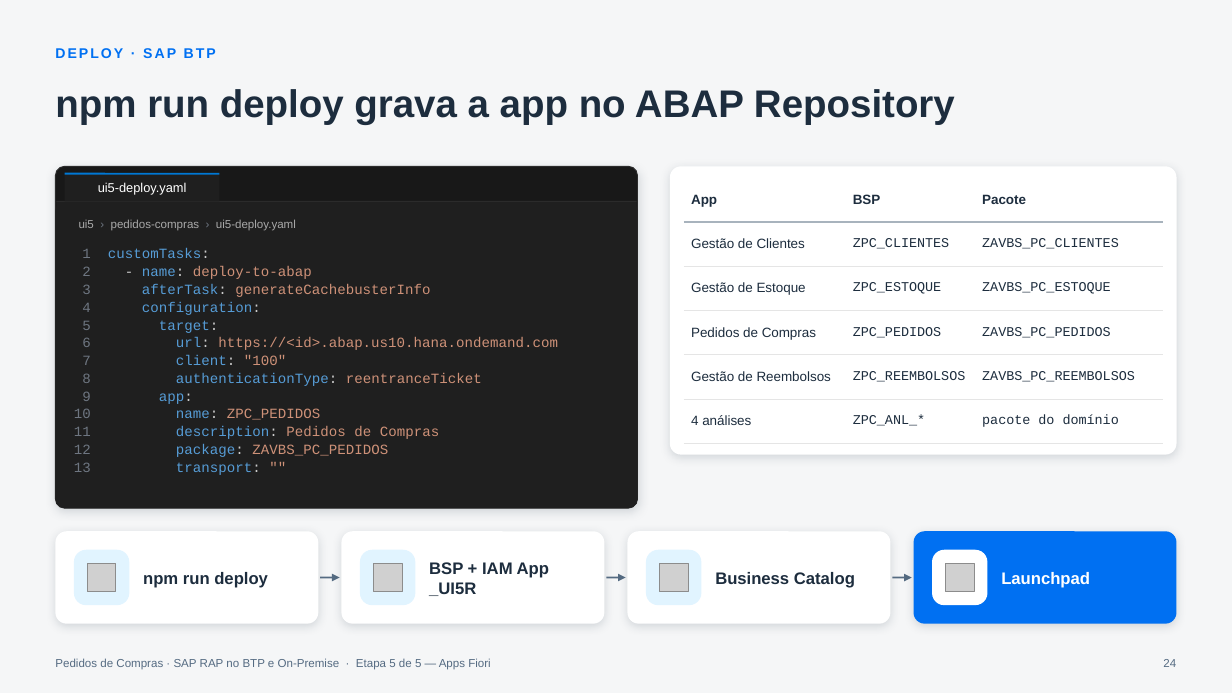
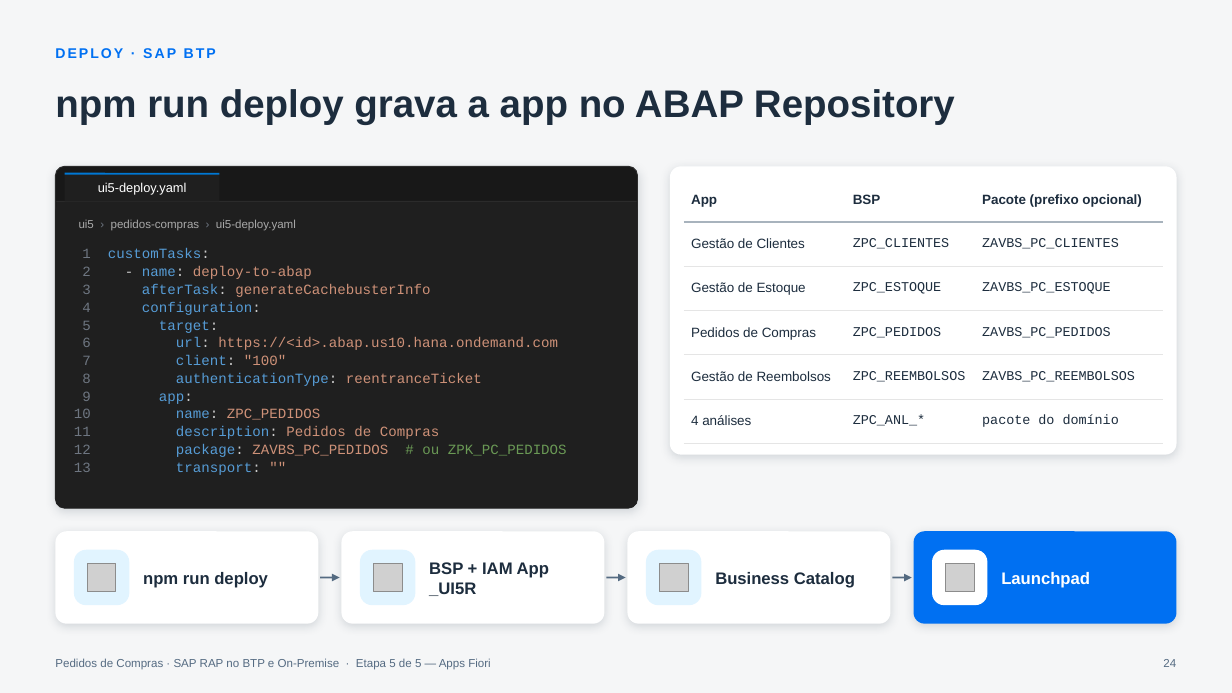
Before and after one commit to AdrianoBispo/sap-abap-rap-pedidos-de-compras-app, a slide deck: slide 24 of docs/apresentacoes/05-apps-fiori.pptx. Drawn at 1232x693 pixels with LibreOffice and Linux fonts; fonts in the diff are those of the drawing; grey boxes stand for pictures. Boxes give left, top, right and bottom in pixels: in the first picture for what was removed or moved away, otherwise in the second. Text is boxed around its words. In the diff, an @@ line names an element or a change of style, - is before the commit and + after.

```diff
--- a/docs/apresentacoes/05-apps-fiori.pptx
+++ b/docs/apresentacoes/05-apps-fiori.pptx
@@ table at [684,177,1163,431] @@
-row 1, column 3: Pacote
+row 1, column 3: Pacote (prefixo opcional)
@@ text at [176,444,567,457]: text changed; text colour #CE9178 to #6A9955 @@
-12 package: ZAVBS_PC_PEDIDOS
+12 package: ZAVBS_PC_PEDIDOS # ou ZPK_PC_PEDIDOS
```
Also in this commit, not shown: 3 other files.
